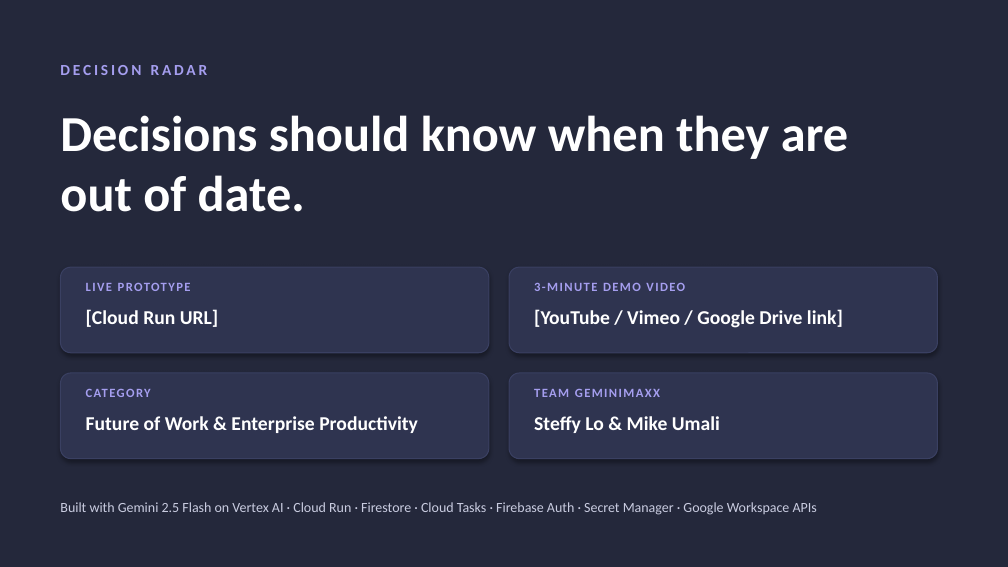
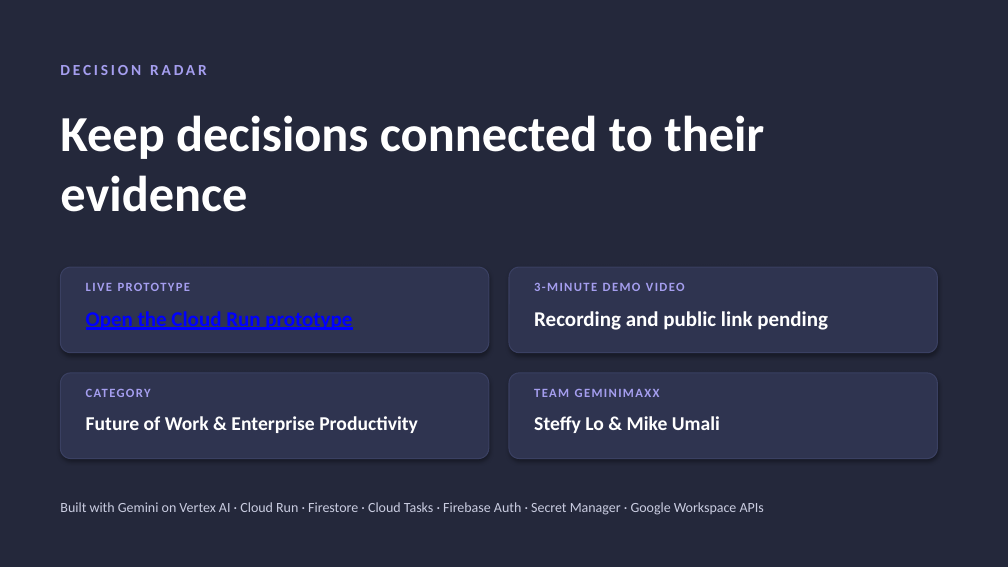
Before and after one commit to steffy-lo/decision-radar, a slide deck: slide 14 of submission/DecisionRadar_Proposal.pptx. Drawn at 1008x567 pixels with LibreOffice and Linux fonts; fonts in the diff are those of the drawing. Boxes give left, top, right and bottom in pixels: in the first picture for what was removed or moved away, otherwise in the second. Text is boxed around its words. In the diff, an @@ line names an element or a change of style, - is before the commit and + after.

```diff
--- a/submission/DecisionRadar_Proposal.pptx
+++ b/submission/DecisionRadar_Proposal.pptx
@@ text at (60,115,764,212): text changed @@
-Decisions should know when they are out of date.
+Keep decisions connected to their evidence
@@ text "LIVE PROTOTYPE" rewrapped from (86,279,469,304) to (265,312,352,330) @@
@@ text at (86,311,260,330): text changed; size 14 to 15 pt; text colour #FFFFFF to #0000FF @@
-[Cloud Run URL]
+Open the Cloud Run prototype
@@ text removed at (534,309,843,328) @@
-[YouTube / Vimeo / Google Drive link]
@@ text added at (534,311,828,330), 15 pt, text #FFFFFF, bold @@
+Recording and public link pending
@@ text "TEAM GEMINIMAXX" rewrapped from (534,385,917,410) to (534,385,917,400) @@
@@ text at (60,502,764,515): text changed @@
-Built with Gemini 2.5 Flash on Vertex AI · Cloud Run · Firestore · Cloud Tasks · Firebase Auth · Secret Manager · Google Workspace APIs
+Built with Gemini on Vertex AI · Cloud Run · Firestore · Cloud Tasks · Firebase Auth · Secret Manager · Google Workspace APIs
```
Also in this commit, not shown: 12 other slides changed, 1 slide added, 1 slide removed, 2 other files.
